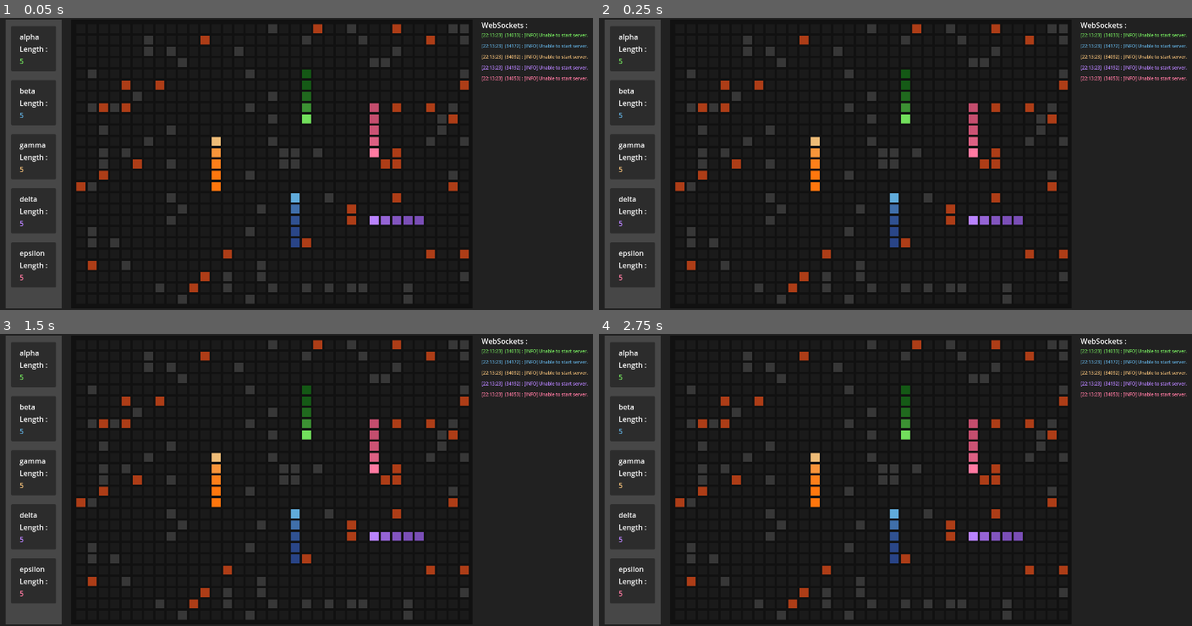
Above: before the commit, frames 1-4 (two rows, left to right).
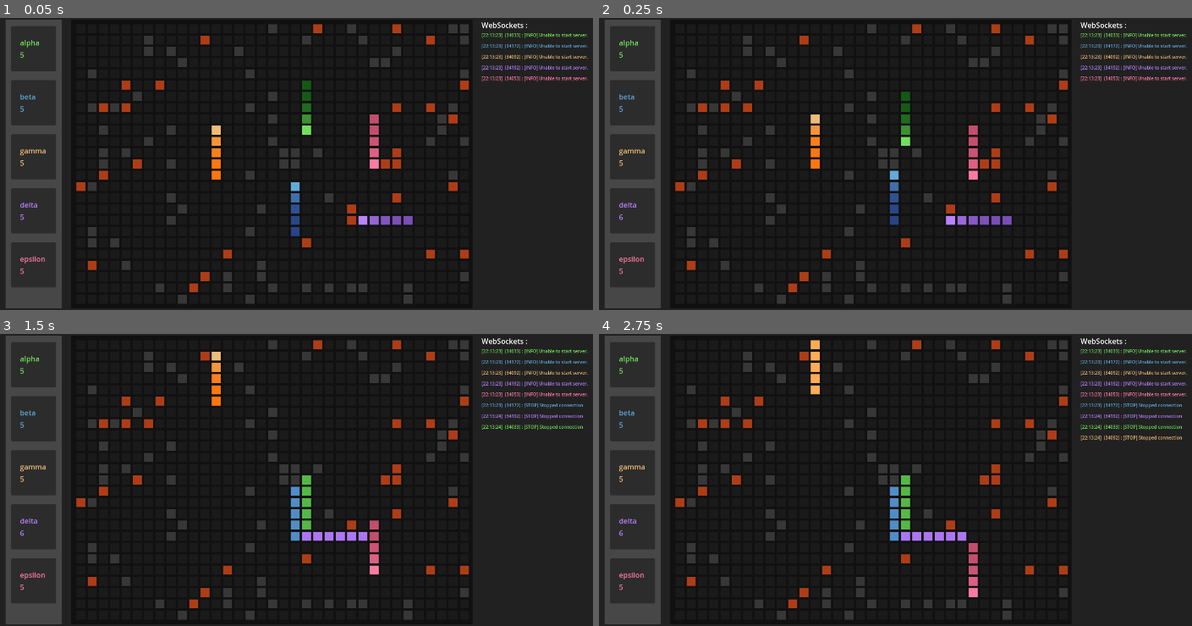
Above: after the commit, the same moments.

Repository: emecdelam/multiplayer_snake
Game: Godot game, scene res://scenes/main_game.tscn
Two runs of this game, one before a commit and one after it. Both use one fixed random seed, a clock stepped at 60 frames per second and the inputs below.
Inputs:
- Up to frame 1 (0.05 s): no input
- Up to frame 2 (0.25 s): no input
- Up to frame 3 (1.5 s): hold Right (move_right) 0.53-1.28 s; hold Down (move_down) from 1.28 s (still down)
- Up to frame 4 (2.75 s): release Down (move_down) at 2.03 s; hold Right (move_right) from 2.03 s (still down)

The runs differ from the first frame. In frame 1, 1.6% of the frame differs, in the area x 3-72%, y 5-90%; in frame 2, 2.2%; in frame 3, 3.5%; in frame 4, 3.7%, in the area x 3-99%, y 2-91%.

Commit message:
working but apparently expensive lag?

Diff:
--- a/scenes/player_display.tscn
+++ b/scenes/player_display.tscn
@@ -25,14 +25,11 @@
 
 [node name="player_v_container" type="VBoxContainer" parent="player_margin"]
 layout_mode = 2
+alignment = 1
 
 [node name="name" type="Label" parent="player_margin/player_v_container"]
 layout_mode = 2
 
-[node name="length" type="Label" parent="player_margin/player_v_container"]
-layout_mode = 2
-text = "Length :"
-
 [node name="score" type="Label" parent="player_margin/player_v_container"]
 layout_mode = 2
 text = "0"
--- a/scripts/communication/server.gd
+++ b/scripts/communication/server.gd
@@ -44,6 +44,7 @@
 	#	print("[INFO] WebSocket closed")
 
 func _exit_tree() -> void:
+	connected = false
 	send_message("[STOP]")
 	socket.close()
 	tcp_server.stop()
--- a/scripts/game/main_game.gd
+++ b/scripts/game/main_game.gd
@@ -63,10 +63,6 @@
 	if dead_count + 1 >= param.number_of_players: # 1 winner
 		return
 
-	for i in connections:
-		if not i: # Checks that every node is connected
-			#print("[WARNING] Player nor connected")
-			return
 
 
 
@@ -102,7 +98,9 @@
 func create_score_displays():
 	for i in range(param.number_of_players):
 		var display = player_display.instantiate()
-		display.get_node("player_margin/player_v_container/name").text = param.player_names[i]
+		var player_name = display.get_node("player_margin/player_v_container/name")
+		player_name.text = param.player_names[i]
+		player_name.add_theme_color_override("font_color",param.player_colors[i][0])
 		var score = display.get_node("player_margin/player_v_container/score")
 		score.add_to_group("score_labels")
 		score.add_theme_color_override("font_color",param.player_colors[i][0])
@@ -210,14 +208,23 @@
 func handle_death_player(player: Player):
 	dead_count += 1
 	print("[INFO] Player died : "+player.name)
-
+	for server in servers:
+		if server.player == player:
+			server.log_message("[STOP] Stopped connection")
+			server._exit_tree()
+			update_connection(server)
 	if dead_count + 1 >= param.number_of_players: # 1 winner
-			clean_game()
+		clean_game()
+
+
 
 
 ## Function called when there is only one survivir
 func clean_game():
-	print("cleaning game")
 	for server in servers:
-		server._exit_tree()
+		if server.connected:
+			server.log_message("[STOP] Stopped connection")
+			server._exit_tree()
+
 	thread_manager.dump_outputs()#.wait_to_finish() # wait for the background thread to clean the other threads, it is done to avoid blocking the main thread
+	print("[INFO] game cleaned")
--- a/scripts/game/map.gd
+++ b/scripts/game/map.gd
@@ -145,15 +145,6 @@
 	else:
 		print("[WARNING] trying to remove a player cell that didn't belong")
 
-## An helper method to dump_map_state
-func dump_helper_analyse_player_array(players: Array[Player], cell_color: Color) -> String:
-	for player:Player in players:
-		if player.color == cell_color:
-			return "b"
-		elif is_color_between(player.color, player.tail_color, cell_color):
-			return "o"
-	return ""
-
 ## A function to get the whole map state as a string
 func dump_map_state(player_a: Player, players: Array[Player]) -> String:
 	var ret = ""
@@ -168,38 +159,17 @@
 				param.fruit_cell_color:
 					ret += "1"
 				player_a.color:
-					ret += "a"
+					ret += "*"
 				_ :
 					if is_color_between(player_a.color, player_a.tail_color, cell_color):
-						ret += "x,"
-						continue
-					var helper = dump_helper_analyse_player_array(players, cell_color)
-					if helper != "":
-						ret += helper
-					#else:
-					#	print("[WARNING] unknown color : "+str(get_cell(Vector2(x,y))))
+						ret += "-"
+					else:
+						ret += "_"
 			ret += ","
 		ret += ";"
 	ret = ret.erase(ret.length() - 2, 2)
 	return ret
 
-## A function to get the opposite of a dump, to avoid recalculing
-func dump_map_opposite(input: String) -> String:
-	# Special Unicode character unlikely to appear in text
-	var placeholder1 = "\uFFFF"
-	var placeholder2 = "\uFFFE"
-
-	# Replace the first occurrences with placeholders
-	input = input.replace("a", placeholder1)
-	input = input.replace("b", placeholder2)
-	input = input.replace(placeholder1, "b")
-	input = input.replace(placeholder2, "a")
-	input = input.replace("x", placeholder1)
-	input = input.replace("o", placeholder2)
-	input = input.replace(placeholder1, "o")
-	input = input.replace(placeholder2, "x")
-
-	return input
 
 ## Simple print of the dump
 func print_map_state(player_a: Player, players: Array[Player]):
Not shown, changed: python/player_code/logic.py
